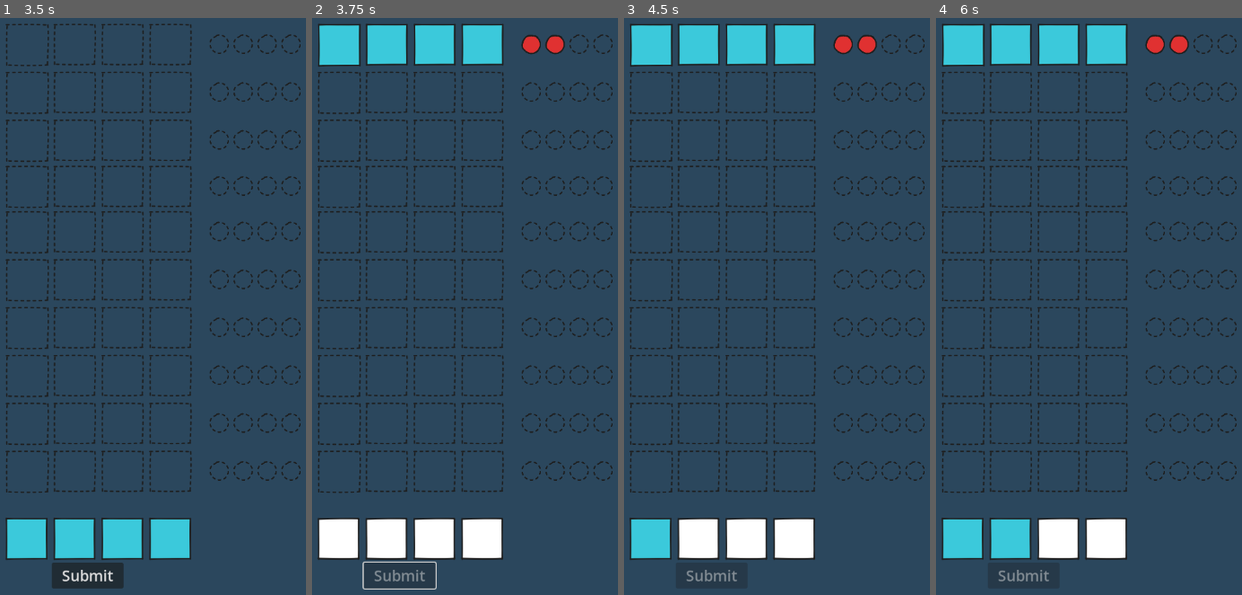
Above: before the commit, frames 1-4 (left to right).
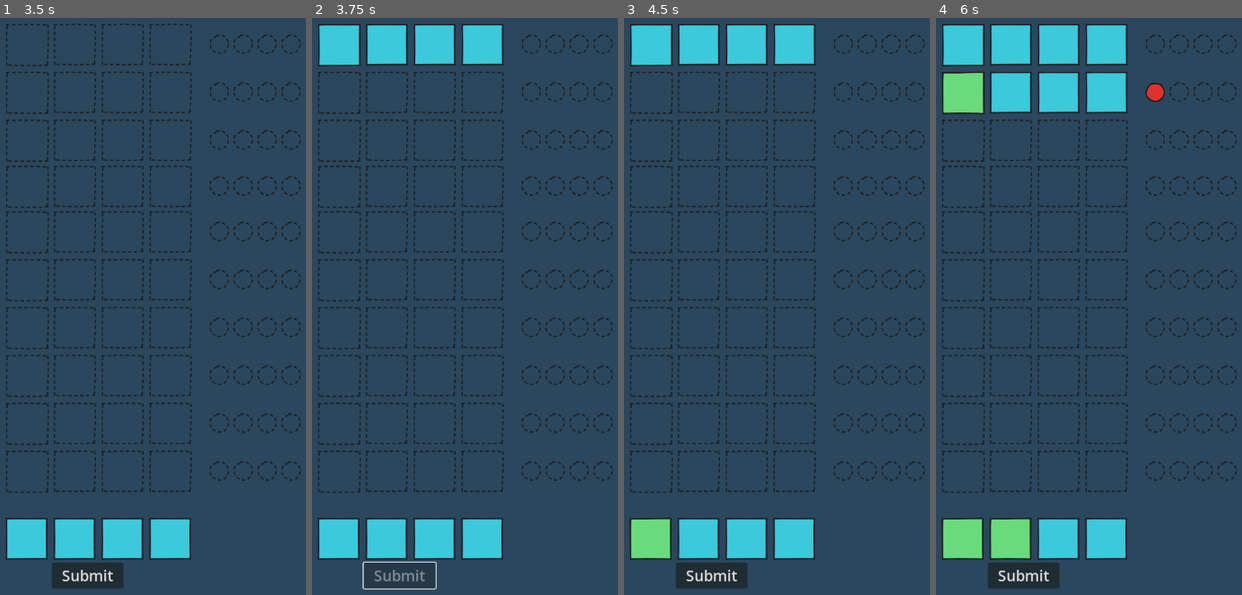
Above: after the commit, the same moments.

Repository: mromphf/mastermind
Game: Godot game, scene res://root.tscn
Same seed, same stepped clock (60 frames per second), same inputs: the game is played once before the commit and once after it.
Inputs (mouse positions are in pixels of both pictures, inside the frame that each line leads up to):
- Up to frame 1 (3.5 s): click (27, 537) at 0.5 s; click (73, 537) at 1.25 s; click (122, 537) at 2 s; click (171, 537) at 2.75 s
- Up to frame 2 (3.75 s): click "Submit" at 3.5 s
- Up to frame 3 (4.5 s): click (651, 537) at 4.25 s
- Up to frame 4 (6 s): click (1024, 577) at 5 s, where only the run after the commit has a clickable "Submit"; click (1009, 537) at 5.75 s

Frame 1 is identical in both runs. In frame 2, 3.9% of the frame differs, in the area x 2-83%, y 2-94%; in frame 3, 4.0%; in frame 4, 7.8%, in the area x 1-83%, y 2-98%.

Commit message:
Reset screen after victory.

Diff:
--- a/Board.gd
+++ b/Board.gd
@@ -5,6 +5,10 @@
 const MAX_ROUNDS = 10
 var rnd = 1
 
+func reset():
+	rnd = 1
+	for node in $OutputHousing.get_children():
+		node.reset()
 
 func update(input, red, white):
 	var target = $OutputHousing.get_children()[rnd - 1]
--- /dev/null
+++ b/GameOver.gd
@@ -0,0 +1,6 @@
+extends Node2D
+
+signal play_again
+
+func _on_play_again():
+	emit_signal("play_again")
--- /dev/null
+++ b/GameOver.tscn
@@ -0,0 +1,37 @@
+[gd_scene load_steps=3 format=3 uid="uid://dhoronxqmj2jb"]
+
+[ext_resource type="Script" path="res://GameOver.gd" id="1_ujdme"]
+
+[sub_resource type="CanvasTexture" id="CanvasTexture_rc4dd"]
+
+[node name="GameOver" type="Node2D"]
+script = ExtResource("1_ujdme")
+
+[node name="TextureRect" type="TextureRect" parent="."]
+modulate = Color(0.843137, 0.843137, 0.843137, 0.713726)
+offset_left = -40.0
+offset_top = -40.0
+offset_right = 1240.0
+offset_bottom = 1040.0
+texture = SubResource("CanvasTexture_rc4dd")
+
+[node name="Button" type="Button" parent="."]
+offset_left = 520.0
+offset_top = 480.0
+offset_right = 680.0
+offset_bottom = 560.0
+theme_override_font_sizes/font_size = 25
+text = "Play Again"
+
+[node name="Label" type="Label" parent="."]
+offset_left = 480.0
+offset_top = 280.0
+offset_right = 720.0
+offset_bottom = 440.0
+theme_override_colors/font_color = Color(0, 0, 0, 1)
+theme_override_font_sizes/font_size = 50
+text = "Victory!"
+horizontal_alignment = 1
+vertical_alignment = 1
+
+[connection signal="pressed" from="Button" to="." method="_on_play_again"]
--- a/HUD.gd
+++ b/HUD.gd
@@ -30,9 +30,10 @@
 		4: $Selections/Selector4.ord
 	})
 
+
+func reset():
 	for sel in $Selections.get_children():
 		sel.reset()
-
 
 func _ready():
 	for selector in $Selections.get_children():
--- a/game.gd
+++ b/game.gd
@@ -18,6 +18,9 @@
 }
 
 
+static var EMPTY_BOX = preload("res://img/blc_empty.svg")
+static var EMPTY_CIRCLE = preload("res://img/crc_empty.svg")
+
 static var image_map = {
 	Colors.WHITE: preload("res://img/blc_white.svg"),
 	Colors.AQUA: preload("res://img/blc_aqua.svg"),
--- a/output.gd
+++ b/output.gd
@@ -16,6 +16,13 @@
 		hint.set_texture(Code.hint_map[1])
 
 
+func reset():
+	for ipt in inputs.values():
+		ipt.set_texture(Code.EMPTY_BOX)
+
+	for h in $Hints.get_children():
+		h.set_texture(Code.EMPTY_CIRCLE)
+
 func _ready():
 	inputs = {
 		0: $Input/Box1,
--- a/root.gd
+++ b/root.gd
@@ -1,4 +1,5 @@
 extends Node
+
 var code = {}
 var c = Code.Colors
 
@@ -18,6 +19,23 @@
 			res.push_back(x)
 	return res
 
+func _gen_code():
+	var targets = [c.AQUA, c.GREEN, c.PINK, c.PURPLE, c.YELLOW]
+	return {
+		1: targets.pick_random(),
+		2: targets.pick_random(),
+		3: targets.pick_random(),
+		4: targets.pick_random()
+	}
+
+
+func on_play_again():
+	$Board.reset()
+	$HUD.reset()
+	$GameOver.visible = false
+	code = _gen_code()
+	print(code.values().map(func(x: int): return __debug[x]))
+
 
 func on_submission(submission: Dictionary):
 	var hits = code.keys() \
@@ -31,15 +49,12 @@
 
 	$Board.update(submission.values(), hits.size(), white)
 
+	if submission == code:
+		$GameOver.visible = true
+
 
 func _ready():
-	var targets = [c.AQUA, c.GREEN, c.PINK, c.PURPLE, c.YELLOW]
-
-	code = {
-		1: targets.pick_random(),
-		2: targets.pick_random(),
-		3: targets.pick_random(),
-		4: targets.pick_random()
-	}
+	randomize()
+	code = _gen_code()
 	print(code.values().map(func(x: int): return __debug[x]))
-#	$HUD._draw_cheat_box(code.values());
+#	$HUD._draw_cheat_box(code.values())
--- a/root.tscn
+++ b/root.tscn
@@ -1,8 +1,9 @@
-[gd_scene load_steps=4 format=3 uid="uid://dao0nq3oawri0"]
+[gd_scene load_steps=5 format=3 uid="uid://dao0nq3oawri0"]
 
 [ext_resource type="PackedScene" uid="uid://bpq47b3uc84so" path="res://Hud.tscn" id="1_6aub6"]
 [ext_resource type="PackedScene" uid="uid://j5a1mjrxu15r" path="res://Board.tscn" id="1_6ygrk"]
 [ext_resource type="Script" path="res://root.gd" id="1_nedjg"]
+[ext_resource type="PackedScene" uid="uid://dhoronxqmj2jb" path="res://GameOver.tscn" id="4_xing0"]
 
 [node name="Root" type="Node"]
 script = ExtResource("1_nedjg")
@@ -11,4 +12,8 @@
 
 [node name="HUD" parent="." instance=ExtResource("1_6aub6")]
 
+[node name="GameOver" parent="." instance=ExtResource("4_xing0")]
+visible = false
+
 [connection signal="publish_submission" from="HUD" to="." method="on_submission"]
+[connection signal="play_again" from="GameOver" to="." method="on_play_again"]
